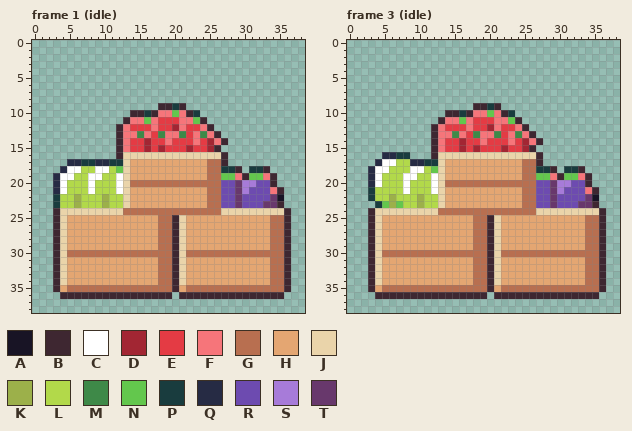
Two states of a pixel-art file, art/hood-markets/produce-crates@81.aseprite. The picture above was drawn from the file before the commit.
39x39 pixels, 4 frames. Shown: frame 1 (idle), frame 3 (idle). The commit also changed other frames, which this record leaves out.
Palette (. is transparent): A #181425  B #3e2731  C #ffffff  D #a22633  E #e43b44  F #f6757a  G #b86f50  H #e4a672  J #ead4aa  K #9cb04a  L #b2d94a  M #3e8948  N #63c74d  P #193c3e  Q #262b44  R #6d4bb0  S #a77bd9  T #68386c
Pixels before, frame 1 (idle), first column x 3:
 9 ...............BBPB...............
10 ...........BBPBFFNFBP.............
11 ..........BFFNFEEEFFNB............
12 .........BFEEEFEEDFEEFB...........
13 .........BFFMFEMFFMEFMFB..........
14 .........BFEEDEEFEEEFEDFB.........
15 .........BFEEDEDEEEDEEDB..........
16 .........BJJJJJJJJJJJJJJB.........
17 ..QQPPQQPPJHHHHHHHHHHHGGB.........
18 .QCCLLCCLNJHHHHHHHHHHHGGPPB.PPB...
19 QCCLLCCLLCJHHHHHHHHHHHGGNNFBNNFB..
20 QCLLLCLLLCJGGGGGGGGGGGGGRRTSSRRB..
21 QCLLLCLLLCJHHHHHHHHHHHGGRRTSRRRFB.
22 PLLKLLLKLLJHHHHHHHHHHHGGRRTRRRRTA.
23 PLLKLLLKLLJHHHHHHHHHHHGGRRTRRRTTB.
24 BJJJJJJJJJGGGGGGGGGGGGGGJJJJJJJJJB
25 BJHHHHHHHHHHHHHGGBJHHHHHHHHHHHHGGB
26 BJHHHHHHHHHHHHHGGBJHHHHHHHHHHHHGGB
27 BJHHHHHHHHHHHHHGGBJHHHHHHHHHHHHGGB
28 BJHHHHHHHHHHHHHGGBJHHHHHHHHHHHHGGB
29 BJHHHHHHHHHHHHHGGBJHHHHHHHHHHHHGGB
30 BJGGGGGGGGGGGGGGGBJGGGGGGGGGGGGGGB
31 BJHHHHHHHHHHHHHGGBJHHHHHHHHHHHHGGB
32 BJHHHHHHHHHHHHHGGBJHHHHHHHHHHHHGGB
33 BJHHHHHHHHHHHHHGGBJHHHHHHHHHHHHGGB
34 BJHHHHHHHHHHHHHGGBJHHHHHHHHHHHHGGB
35 BHGGGGGGGGGGGGGGGBHGGGGGGGGGGGGGGB
36 .BBBBBBBBBBBBBBBB.BBBBBBBBBBBBBBB.
Pixels before, frame 3 (idle), first column x 3:
 9 ...............BBPB...............
10 ...........BBPBFFNFBP.............
11 ..........BFFNFEEEFFNB............
12 .........BFEEEFEEDFEEFB...........
13 .........BFFMFEMFFMEFMFB..........
14 .........BFEEDEEFEEEFEDFB.........
15 .........BFEEDEDEEEDEEDB..........
16 ..QQPP...BJJJJJJJJJJJJJJB.........
17 .QCCLLQQPPJHHHHHHHHHHHGGB.........
18 QCCLLLCCLNJHHHHHHHHHHHGGPPB.PPB...
19 QCLLLCCLLCJHHHHHHHHHHHGGNNFBNNFB..
20 QCLLLCLLLCJGGGGGGGGGGGGGRRTSSRRB..
21 PLLLLCLLLCJHHHHHHHHHHHGGRRTSRRRFB.
22 PLLKLLLKLLJHHHHHHHHHHHGGRRTRRRRTA.
23 .PNKNLLKLLJHHHHHHHHHHHGGRRTRRRTTB.
24 BJJJJJJJJJGGGGGGGGGGGGGGJJJJJJJJJB
25 BJHHHHHHHHHHHHHGGBJHHHHHHHHHHHHGGB
26 BJHHHHHHHHHHHHHGGBJHHHHHHHHHHHHGGB
27 BJHHHHHHHHHHHHHGGBJHHHHHHHHHHHHGGB
28 BJHHHHHHHHHHHHHGGBJHHHHHHHHHHHHGGB
29 BJHHHHHHHHHHHHHGGBJHHHHHHHHHHHHGGB
30 BJGGGGGGGGGGGGGGGBJGGGGGGGGGGGGGGB
31 BJHHHHHHHHHHHHHGGBJHHHHHHHHHHHHGGB
32 BJHHHHHHHHHHHHHGGBJHHHHHHHHHHHHGGB
33 BJHHHHHHHHHHHHHGGBJHHHHHHHHHHHHGGB
34 BJHHHHHHHHHHHHHGGBJHHHHHHHHHHHHGGB
35 BHGGGGGGGGGGGGGGGBHGGGGGGGGGGGGGGB
36 .BBBBBBBBBBBBBBBB.BBBBBBBBBBBBBBB.
The result:
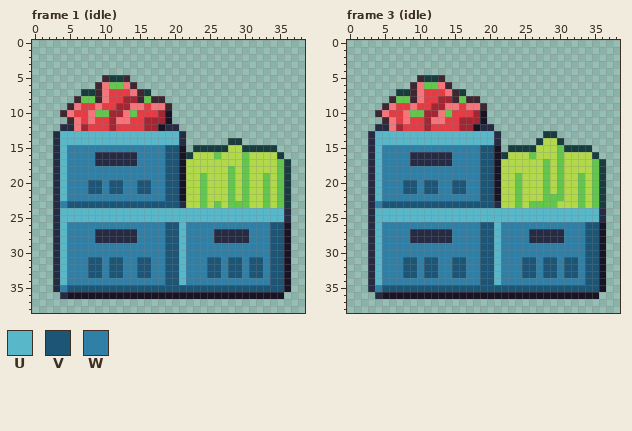
Colours new in this view: U #58b8c9  V #1d5576  W #2f7fa6
From old to new:
Changed rows in their new state; - is an unchanged pixel.
Frame 1 (idle):
first column x 3:
 5 -------BPPB-----------------------
 6 ------BFNNFB----------------------
 7 ----PPBFEEEFBP--------------------
 8 ---BNNBFEEDDBNBB------------------
 9 --BFEEFEEDDFFEFF-..---------------
10 -BFEEFNNDDFNEEEDA....-------------
11 --BFEFEEDFFEEDDDA.....------------
12 -QQFDEEEDEE--DDAQQ.....-----------
13 QUUUUUUUUUUUUUUUUUQ.....----------
14 QUUUUUUUUUUUUUUUUUQ......PP-------
15 QUWWWWWWWWWWWWWWVVA.PPPPPLLPPPPP--
16 QUWWWWQQQQQQWWWWVVAPLLLNLLLNLLLLP-
17 QUWWWW--QQQQWWWWVVALLLLLLLLNLLLLNP
18 QUWWWWWWWWWWWWWWVVALLLLLLNLNLLLLNP
19 -UWWWWWWWWWWWWWWVVALLNLLL-LNLLNLNP
20 -UWWWVVWVVWWVVWWVVALLNLLLNLNLLNLNP
21 -UWWWVVWVVWWVVWWVVALLNLLLNLNLLNLNP
22 QUWWWWWWWWWWWWWWVVALLNLLLNLNLLNLNP
23 QWVVVVVVVVVVVVVVVVQLLNLNLNNNLLNLNP
24 QUUUUUUUUUUUUUUUUUUUUUUUUUUUUUUUUQ
25 QUUUUUUUUUUUUUUUUUUUUUUUUUUUUUUUUQ
26 QUWWWWWWWWWWWWWWVVUWWWWWWWWWWWWVVA
27 QUWWWWQQQQQQWWWWVVUWWWWQQQQQWWWVVA
28 QUWWWWQQQQQQWWWWVVUWWWWQQQQQWWWVVA
29 QUWWWWWWWWWWWWWWVVUWWWWWWWWWWWWVVA
30 QUWWWWWWWWWWWWWWVVUWWWWWWWWWWWWVVA
31 QUWWWVVWVVWWVVWWVVUWWWVVWVVWVVWVVA
32 QUWWWVVWVVWWVVWWVVUWWWVVWVVWVVWVVA
33 QUWWWVVWVVWWVVWWVVUWWWVVWVVWVVWVVA
34 QUWWWWWWWWWWWWWWVVUWWWWWWWWWWWWVVA
35 QWVVVVVVVVVVVVVVVVVVVVVVVVVVVVVVVA
36 -QAAAAAAAAAAAAAAAAAAAAAAAAAAAAAAA-
Frame 3 (idle):
first column x 3:
 5 -------BPPB-----------------------
 6 ------BFNNFB----------------------
 7 ----PPBFEEEFBP--------------------
 8 ---BNNBFEEDDBNBB------------------
 9 --BFEEFEEDDFFEFF-..---------------
10 -BFEEFNNDDFNEEEDA....-------------
11 --BFEFEEDFFEEDDDA.....------------
12 -QQFDEEEDEE--DDAQQ.....-----------
13 QUUUUUUUUUUUUUUUUUQ.....-PP-------
14 QUUUUUUUUUUUUUUUUUQ.....PLLP------
15 QUWWWWWWWWWWWWWWVVA.PPPPLLLNPPPP--
16 QUWWWWQQQQQQWWWWVVAPLLLNLLLNLLLLP-
17 QUWWWW--QQQQWWWWVVALLLLLLNLNLLLLNP
18 -UWWWWWWWWWWWWWWVVALLLLLLNLNLLLLNP
19 -UWWWWWWWWWWWWWWVVALLNLLL-LNLLNLNP
20 -UWWWVVWVVWWVVWWVVALLNLLLNLNLLNLNP
21 QUWWWVVWVVWWVVWWVVALLNLLLNLNLLNLNP
22 QUWWWWWWWWWWWWWWVVALLNLLLNNNLLNLNP
23 QWVVVVVVVVVVVVVVVVQLLNLNNNNLLLNLNP
24 QUUUUUUUUUUUUUUUUUUUUUUUUUUUUUUUUQ
25 QUUUUUUUUUUUUUUUUUUUUUUUUUUUUUUUUQ
26 QUWWWWWWWWWWWWWWVVUWWWWWWWWWWWWVVA
27 QUWWWWQQQQQQWWWWVVUWWWWQQQQQWWWVVA
28 QUWWWWQQQQQQWWWWVVUWWWWQQQQQWWWVVA
29 QUWWWWWWWWWWWWWWVVUWWWWWWWWWWWWVVA
30 QUWWWWWWWWWWWWWWVVUWWWWWWWWWWWWVVA
31 QUWWWVVWVVWWVVWWVVUWWWVVWVVWVVWVVA
32 QUWWWVVWVVWWVVWWVVUWWWVVWVVWVVWVVA
33 QUWWWVVWVVWWVVWWVVUWWWVVWVVWVVWVVA
34 QUWWWWWWWWWWWWWWVVUWWWWWWWWWWWWVVA
35 QWVVVVVVVVVVVVVVVVVVVVVVVVVVVVVVVA
36 -QAAAAAAAAAAAAAAAAAAAAAAAAAAAAAAA-
Boxes around the changes in both pictures, in picture pixels (x1, y1, x2, y2):
changed: (53, 75, 291, 299)
changed: (368, 75, 606, 299)
